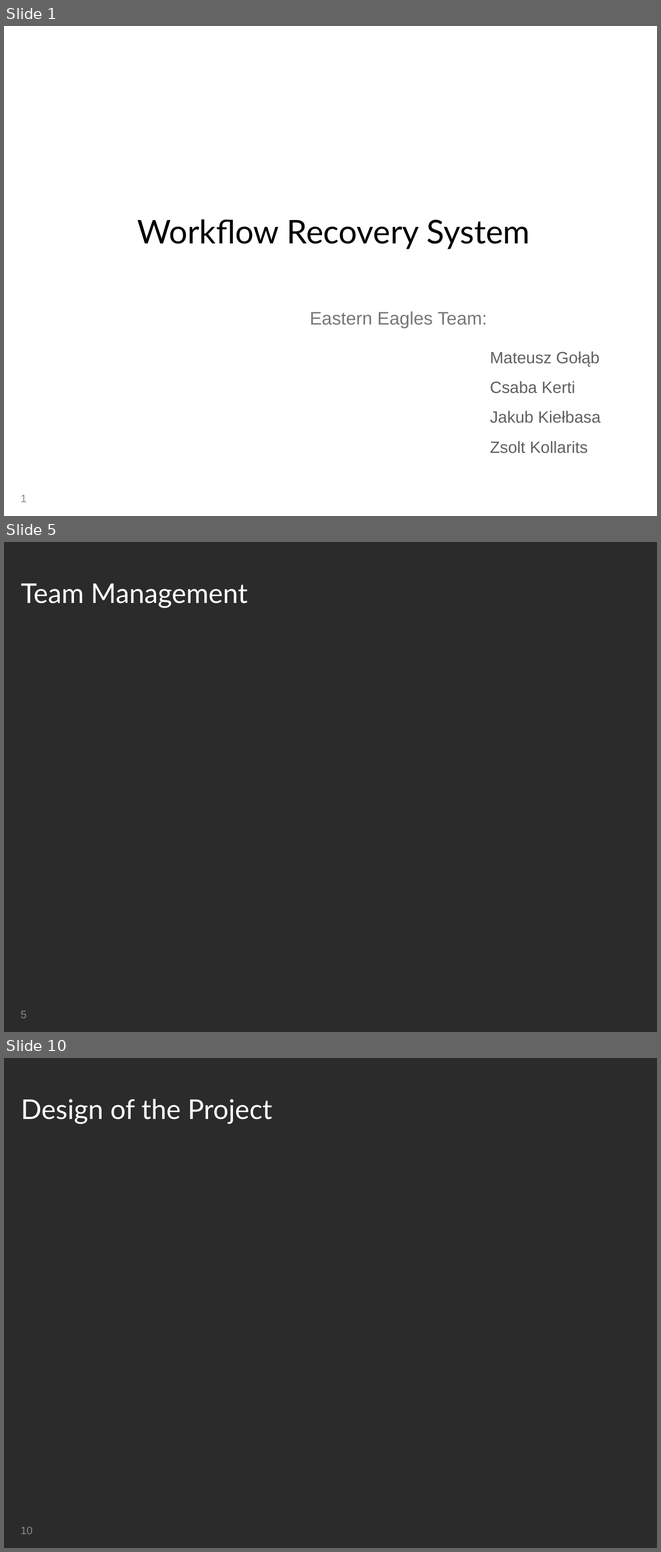
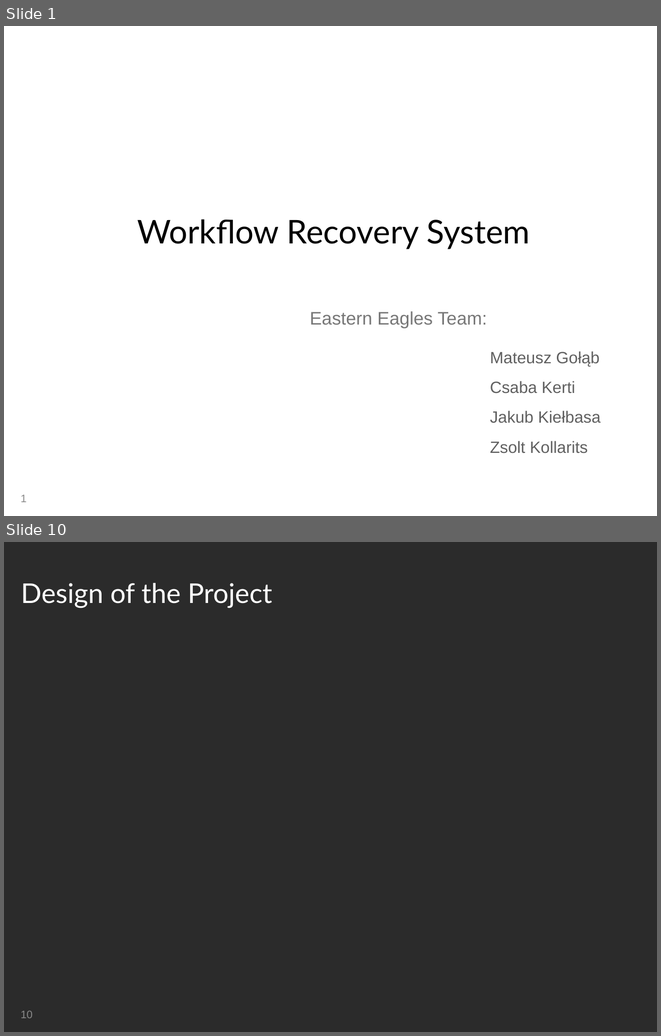
Before and after one commit to MissNanLankwtosh/mateuszgolabc, a slide deck: Presentation/Group Presentation - Kuba.ppt. Shown one above the other, each under a label of ours: slides 1, 5 and 10 before the commit, slides 1 and 10 after it; the slides between them are not shown. The pictures are 661x1552 and 661x1036 pixels, drawn with LibreOffice and Linux fonts; fonts in the diff are those of the drawing; background and template pictures are left out; a plain dark background stands for a picture behind light text. Boxes give left, top, right and bottom in pixels: in the first picture for what was removed or moved away, otherwise in the second. Text is boxed around its words. In the diff, an @@ line names an element or a change of style, - is before the commit and + after.

Commit message:
1. Presentation - part with requirements and managements.

```diff
--- a/Presentation/Group Presentation - Kuba.ppt
+++ b/Presentation/Group Presentation - Kuba.ppt
@@ slide 5 removed at box(4, 542, 657, 1032), background picture (left out); not listed: 1 template element that a slide beside it also shows @@
@@ title removed at box(21, 583, 248, 608) @@
-Team Management
@@ page number removed at box(20, 1011, 26, 1018) @@
-5
```
Also in this commit, not shown: 4 slides changed, 4 slides added, 3 other slides removed, 6 other files.
